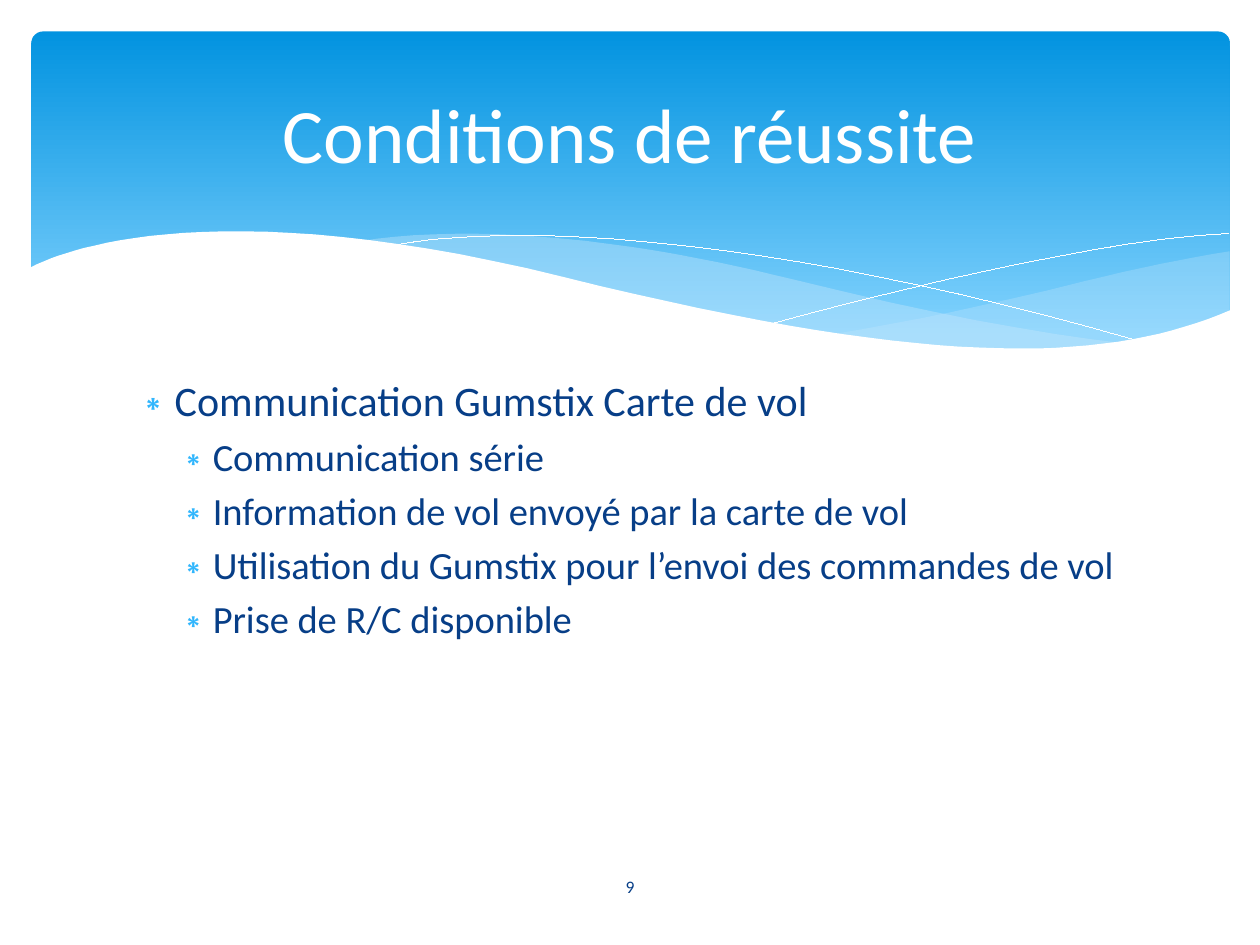
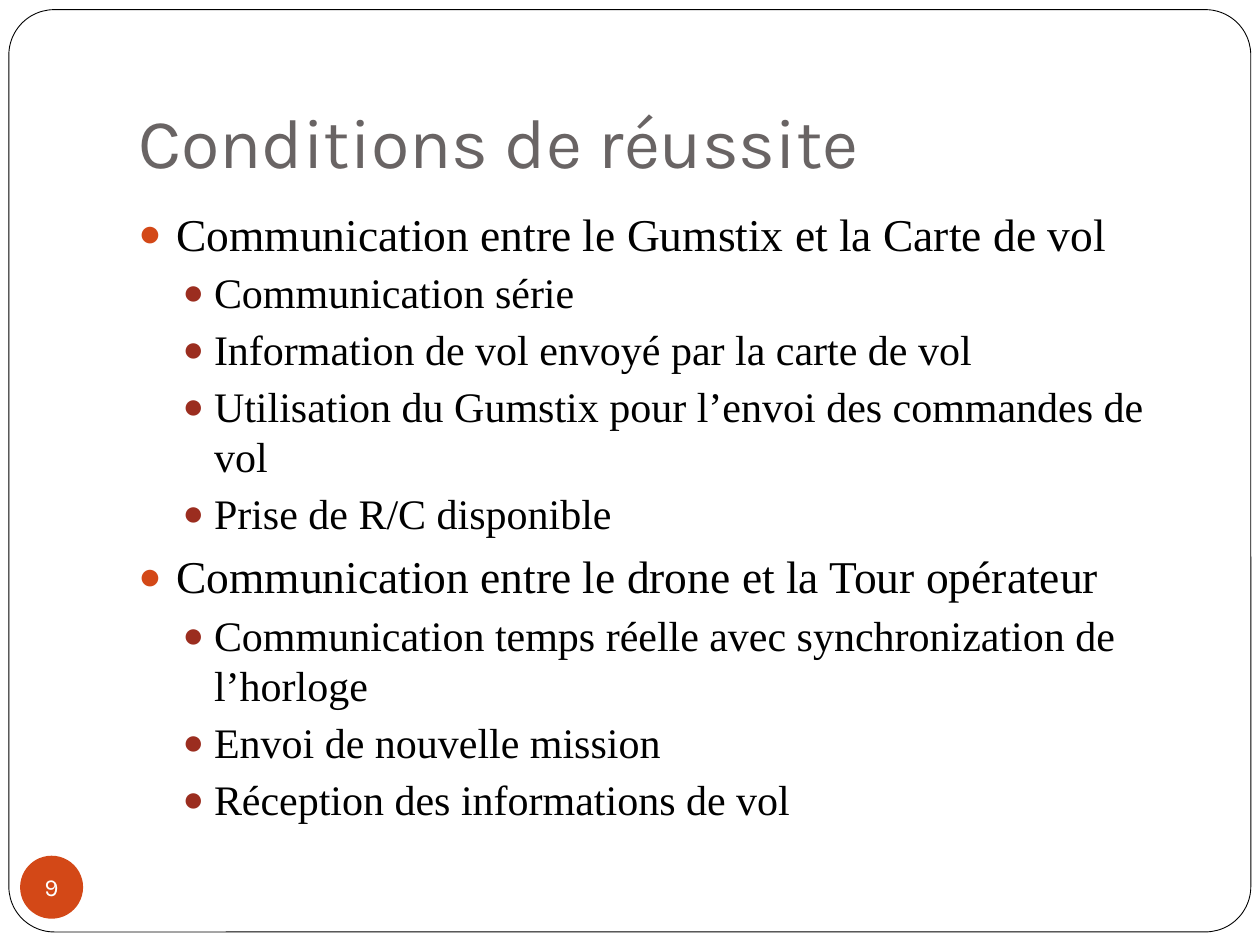
Before and after one commit to xzar/megauav2013, a slide deck: slide 9 of docs/Soutenance/PréSoutenance 0511.pptx. Drawn at 1260x945 pixels with LibreOffice and Linux fonts; fonts in the diff are those of the drawing. Boxes give left, top, right and bottom in pixels: in the first picture for what was removed or moved away, otherwise in the second. Text is boxed around its words. In the diff, an @@ line names an element or a change of style, - is before the commit and + after.

```diff
--- a/docs/Soutenance/PréSoutenance 0511.pptx
+++ b/docs/Soutenance/PréSoutenance 0511.pptx
@@ rounded rectangle added at [9,10,1251,932], fill #FFFFFF, outline #000000 0.5 pt @@
@@ rounded rectangle removed at [32,32,1230,372] @@
@@ title "Conditions de réussite": place and size @@
-title "Conditions de réussite" at [283,109,976,164]
+title "Conditions de réussite" at [138,115,859,169]
@@ title "Conditions de réussite" at [138,115,859,169]: size 44 to 40 pt, font Calibri to Karla, text colour #FFFFFF to #696464; alignment centre to left; vertical alignment middle to bottom @@
@@ text "Communication entre le Gumstix et ...": place and size @@
-text "Communication entre le Gumstix et ..." at [175,386,1113,640]
+text "Communication entre le Gumstix et ..." at [176,219,1144,824]
@@ group removed at [29,232,1231,415]: 5 freeform shapes @@
@@ text at [176,219,1106,252]: text changed; size 24 to 26 pt; font Calibri to Times New Roman; text colour #073E87 to #000000 @@
-∗ Communication Gumstix Carte de vol
+● Communication entre le Gumstix et la Carte de vol
@@ text at [214,278,1144,538]: size 22 to 24 pt, font Calibri to Times New Roman, text colour #073E87 to #000000 in "Communication série", "Information de vol envoyé par la carte ...", "Utilisation du Gumstix pour l’envoi des commandes ...", "Prise de R/C disponible"; bullet ∗ to ●; bullet colour #31B6FD to #9B2D1F @@
@@ text at [176,561,1115,824]: paragraphs added @@
+● Communication entre le drone et la Tour opérateur
+  ● Communication temps réelle avec synchronization de l’horloge
+  ● Envoi de nouvelle mission
+  ● Réception des informations de vol
@@ page number: place and size @@
-page number at [626,881,635,893]
+page number at [20,856,83,919]
@@ page number at [20,856,83,919]: size 10 to 14 pt, font Calibri to Karla, text colour #073E87 to #FFFFFF; fill none to #D34817 @@
```
Also in this commit, not shown: 12 other slides changed, 1 slide added, 2 slides removed.
